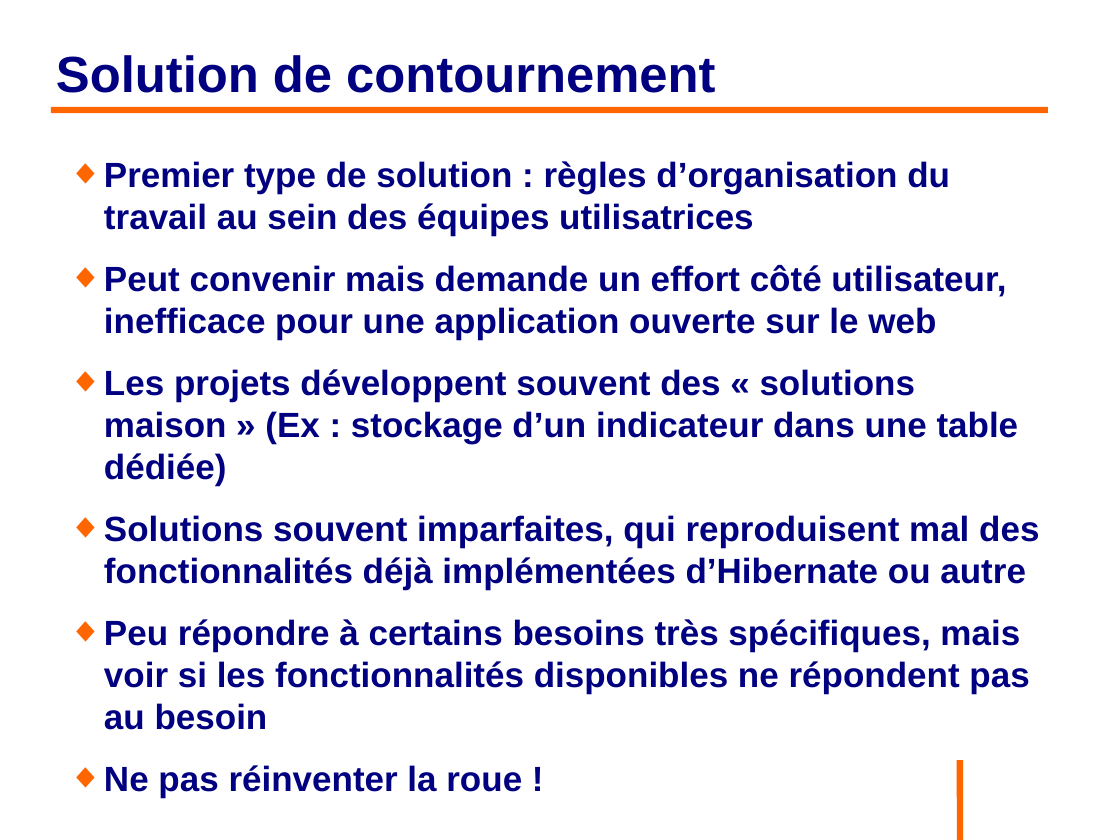
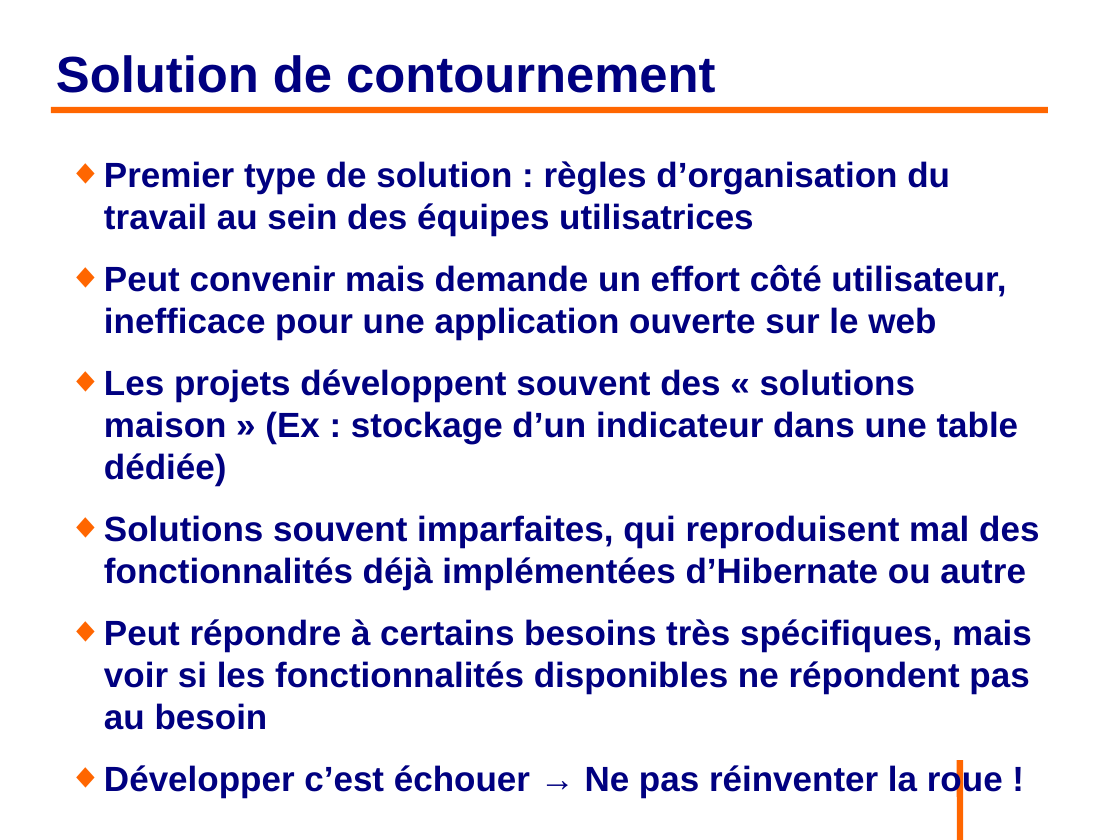
Before and after one commit to philphils/formation-hibernate-avancee, a slide deck: slide 83 of Documentation/diapo_formation_hibernate_avancee.odp. Drawn at 1120x840 pixels with LibreOffice and Linux fonts; fonts in the diff are those of the drawing; background and template pictures are left out. Boxes give left, top, right and bottom in pixels: in the first picture for what was removed or moved away, otherwise in the second. Text is boxed around its words. In the diff, an @@ line names an element or a change of style, - is before the commit and + after.

```diff
--- a/Documentation/diapo_formation_hibernate_avancee.odp
+++ b/Documentation/diapo_formation_hibernate_avancee.odp
@@ text at box(104, 619, 1032, 797): text changed @@
-◆ Peu répondre à certains besoins très spécifiques, mais voir si les fonctionnalités disponibles ne répondent pas au besoin
-◆ Ne pas réinventer la roue !
+◆ Peut répondre à certains besoins très spécifiques, mais voir si les fonctionnalités disponibles ne répondent pas au besoin
+◆ Développer c’est échouer → Ne pas réinventer la roue !
```
Also in this commit, not shown: 7 other slides changed, 6 slides added.
